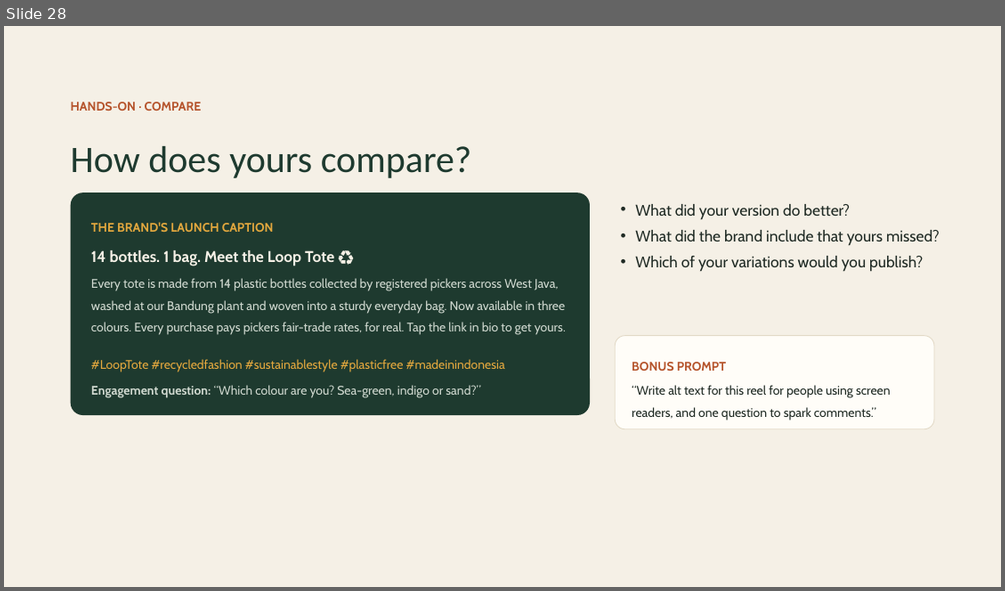
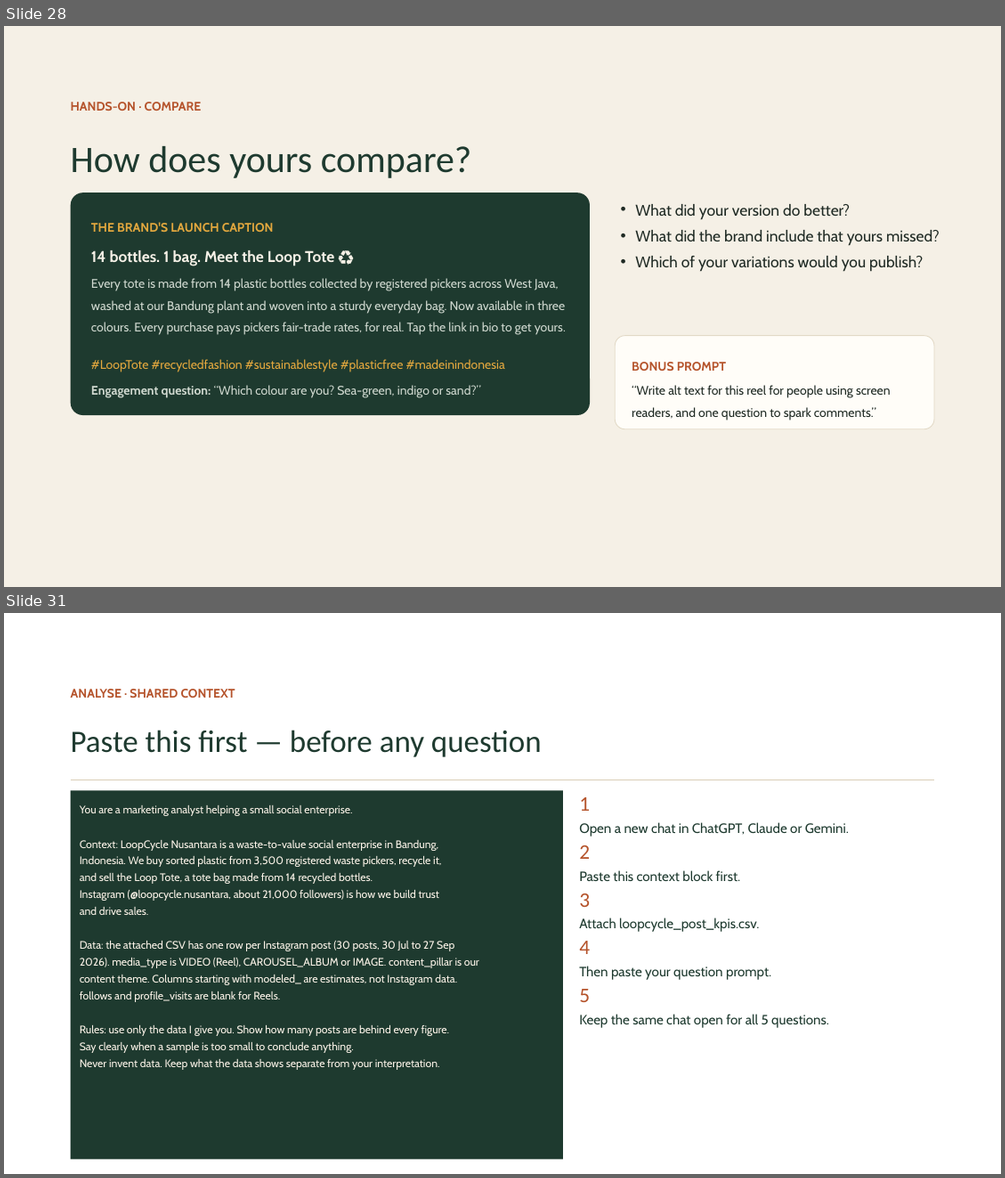
Before and after one commit to itsbharathp/LoopCycle, a slide deck: Prestentations/AI for Content Creation — The Basics.pptx. Shown one above the other, each under a label of ours: slide 28 before the commit, slides 28 and 31 after it; the slides between them are not shown. The pictures are 1005x591 and 1005x1178 pixels, drawn with LibreOffice and Linux fonts; fonts in the diff are those of the drawing. Boxes give left, top, right and bottom in pixels: in the first picture for what was removed or moved away, otherwise in the second. Text is boxed around its words. In the diff, an @@ line names an element or a change of style, - is before the commit and + after.

Commit message:
Add Part Four Analyse workshop section and GitHub Pages site
- PPTX: add 15 new slides for Part Four (5 AI analysis questions with
  prompt + answer-key pairs, setup, shared context, and wrap-up slides)
- PPTX: rebuilt from clean original to fix corrupt OOXML structure
- docs/index.html: single-file GitHub Pages slide deck of all 44 slides
  with keyboard/swipe navigation, URL hash deep-linking, and responsive layout

```diff
--- a/Prestentations/AI for Content Creation — The Basics.pptx
+++ b/Prestentations/AI for Content Creation — The Basics.pptx
@@ slide 31 added at (4, 613, 1001, 1174), background #FFFFFF @@
@@ text added at (71, 689, 235, 698), 12 pt, text #B5532B, bold @@
+ANALYSE · SHARED CONTEXT
@@ text added at (71, 730, 542, 757), 30 pt, text #1E3A2F @@
+Paste this first — before any question
@@ line added from (71, 779) to (934, 779), #D9CDB6 1 pt @@
@@ rectangle added at (71, 790, 563, 1159), fill #1E3A2F @@
@@ text added at (579, 797, 849, 1028), 13 pt, text #1E3A2F @@
+1
+Open a new chat in ChatGPT, Claude or Gemini.
+2
+Paste this context block first.
+3
+Attach loopcycle_post_kpis.csv.
+4
+Then paste your question prompt.
+5
+Keep the same chat open for all 5 questions.
@@ text added at (80, 805, 479, 1070), 10.5 pt, text #FBF3E8 @@
+You are a marketing analyst helping a small social enterprise.
+Context: LoopCycle Nusantara is a waste-to-value social enterprise in Bandung,
+Indonesia. We buy sorted plastic from 3,500 registered waste pickers, recycle it,
+and sell the Loop Tote, a tote bag made from 14 recycled bottles.
+Instagram (@loopcycle.nusantara, about 21,000 followers) is how we build trust
+and drive sales.
+Data: the attached CSV has one row per Instagram post (30 posts, 30 Jul to 27 Sep
+2026). media_type is VIDEO (Reel), CAROUSEL_ALBUM or IMAGE. content_pillar is our
+content theme. Columns starting with modeled_ are estimates, not Instagram data.
+follows and profile_visits are blank for Reels.
+Rules: use only the data I give you. Show how many posts are behind every figure.
+Say clearly when a sample is too small to conclude anything.
+Never invent data. Keep what the data shows separate from your interpretation.
```
Also in this commit, not shown: 14 other slides added, 1 slide removed, 1 other file.
